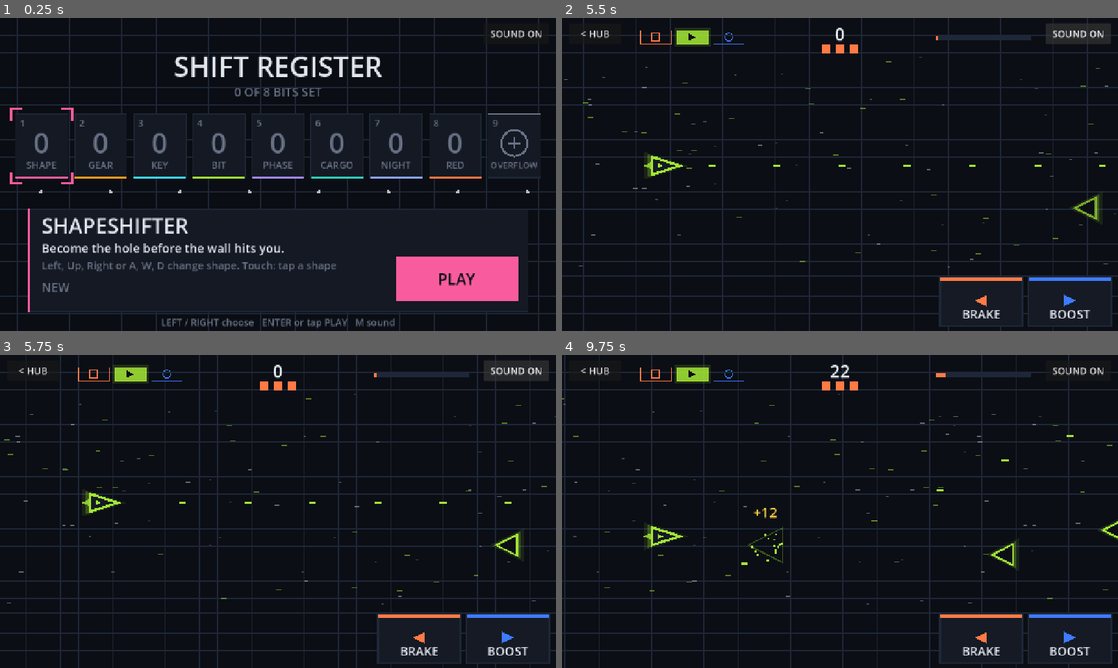
Above: before the commit, frames 1-4 (two rows, left to right).
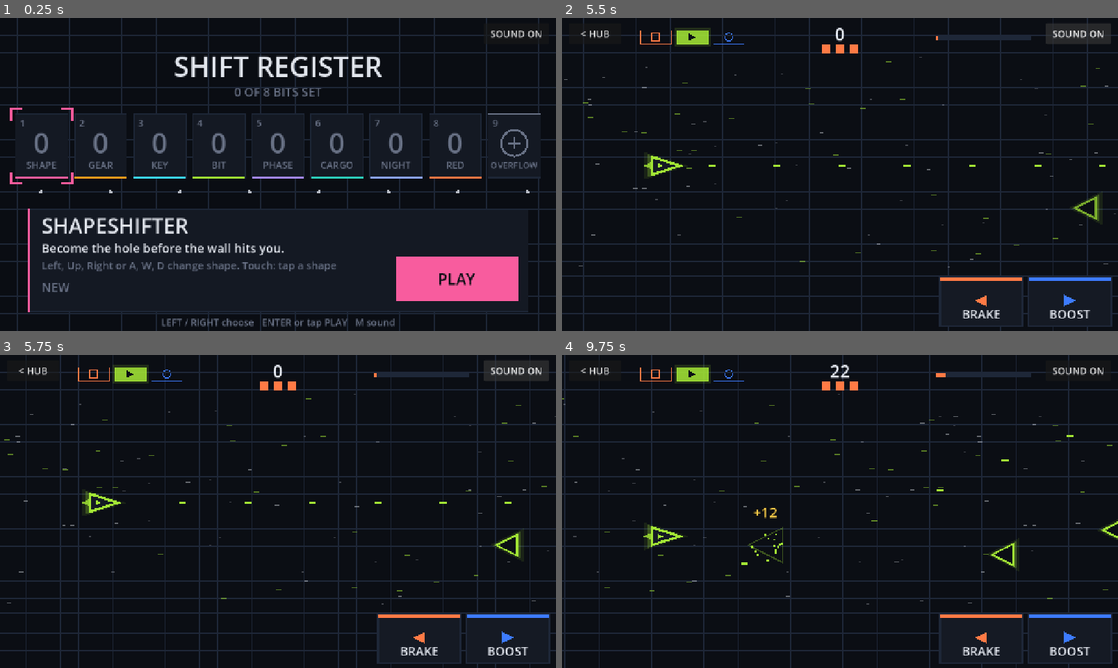
Above: after the commit, the same moments.

Repository: iladin/game-off-2026
Game: Godot game, scene res://main.tscn
The game is run twice, just before and just after one commit, with the same random seed, the same clock (stepped at 60 frames per second) and the same inputs.
Inputs (mouse positions are in pixels of both pictures, inside the frame that each line leads up to):
- Up to frame 1 (0.25 s): no input
- Up to frame 2 (5.5 s): tap Enter (ui_accept) at 0.5, 0.77, 3.5 s; move the mouse to (962, 158) at 0.52 s; hold Right (ui_right) 0.53-1.25 s; tap Space at 0.6 s; click (962, 158) at 0.67 s; click "< HUB" at 1.25 s; click "SOUND ON" at 2 s; click "SOUND OFF" at 2.75 s; drag from (728, 190) to (812, 237) at 3.52 s; click "SOUND ON" at 4.25 s; click "SOUND OFF" at 5 s
- Up to frame 3 (5.75 s): no input
- Up to frame 4 (9.75 s): move the mouse to (895, 442) at 5.77 s; hold Right (ui_right) 5.78-6.5 s; tap 2 at 5.85 s; drag from (812, 574) to (673, 464) at 6.52 s; move the mouse to (1006, 558) at 7.27 s; hold Left (ui_left) 7.28-8 s; tap Keypad Enter at 7.35 s; tap Enter (ui_accept) at 7.52 s; drag from (673, 464) to (756, 433) at 8.02 s; move the mouse to (867, 511) at 8.77 s; hold Down 8.78-9.5 s; tap X at 8.85 s; click (867, 511) at 8.92 s; drag from (756, 433) to (728, 527) at 9.52 s

Frames 1-3 are identical in both runs. In frame 4, less than 0.1% of the frame differs, in the area x 77-82%, y 59-68%.

Commit message:
Red Shift: show the heavies; tidy names and size (T-0024)
Heavies draw at exactly 1.5x a normal enemy (ENEMY_DRAW 24, HEAVY_SCALE
1.5; normal size unchanged from e.radius*0.92) with their hp squares.
BAND_COL_NOW renamed band_col_now. The bot and sim helpers (target,
bot_think, sim_round) move to a new pure rules_bot.gd, so rules.gd drops
from 318 to 254 lines. Autoplay seeds its rng with QA_SEED = 7 (normal
play still randomize(); --seed=N overrides) so shots repeat. No balance
constants changed. DESIGN.md updated.

accept (QA verify R0010, after one fix round):
- heavy at 1.5x with readable hp squares: PASS (shots.sh redshift 2550, run twice, same state)
- BAND_COL_NOW lower case: PASS
- rules.gd under ~300 lines, rules.gd/rules_bot.gd pure: PASS (254 / 67)
- selftest SELFTEST OK, check.sh redshift PASS, gauntlet clears: PASS

Studio run R0010.

Co-Authored-By: Claude Opus 5.5 <noreply@anthropic.com>
Claude-Session: https://claude.ai/code/session_016YmgZisNscWG27taiGa1pE

Diff:
--- a/games/redshift/game.gd
+++ b/games/redshift/game.gd
@@ -3,6 +3,7 @@
 
 const R := preload("res://games/redshift/rules.gd")
 const D := preload("res://games/redshift/redshift_draw.gd")
+const Bot := preload("res://games/redshift/rules_bot.gd")
 
 const INTRO := 0.6
 const BANNER_TIME := 1.2
@@ -10,6 +11,7 @@
 const LOOP_BPM := 150.0
 const LOOP_RESTART := 0.5
 const STAR_COUNT := 36
+const QA_SEED := 7
 
 var rng := RandomNumberGenerator.new()
 var run: R.Run = R.Run.new()
@@ -41,11 +43,16 @@
 var pad_dead: Array[bool] = [false, false]
 var tick_t: float = 0.0
 var thud_t: float = 0.0
-var BAND_COL_NOW: Color = D.BAND_COL[1]
+var band_col_now: Color = D.BAND_COL[1]
 
 
 func begin() -> void:
 	rng.randomize()
+	if autoplay:
+		rng.seed = QA_SEED  # autoplay is repeatable, so shots show the same heavy every time
+	for a in OS.get_cmdline_user_args():  # QA flag: --seed=N overrides
+		if a.begins_with("--seed="):
+			rng.seed = int(a.substr(7))
 	run = R.Run.new()
 	for l in 3:
 		var arr := PackedVector2Array()
@@ -77,7 +84,7 @@
 	pad_dead = [false, false]
 	tick_t = 0.0
 	thud_t = 0.0
-	BAND_COL_NOW = D.BAND_COL[run.band]
+	band_col_now = D.BAND_COL[run.band]
 	Synth.stop_loop()
 	Synth.sfx("blip")
 
@@ -103,7 +110,7 @@
 		think -= dt
 		if think <= 0.0:
 			think = R.BOT_THINK
-			var d := R.bot_think(run)
+			var d := Bot.bot_think(run)
 			if d.shift != 0:
 				_shift(d.shift)
 			bot_aim_y = d.aim_y
@@ -213,7 +220,7 @@
 	pad_dead[pi] = false
 	shift_fx_t = 0.25
 	fx_col = D.BAND_COL[run.band]
-	BAND_COL_NOW = fx_col
+	band_col_now = fx_col
 	Synth.sfx("shift", R.shift_pitch(run.streak))
 	loop_restart_t = 0.0
 	_apply_loop()
--- a/games/redshift/redshift_draw.gd
+++ b/games/redshift/redshift_draw.gd
@@ -2,6 +2,7 @@
 ## Red Shift drawing helpers (static). `g` is the game node (reads its state).
 
 const R := preload("res://games/redshift/rules.gd")
+const Bot := preload("res://games/redshift/rules_bot.gd")
 const BG := Color("0B0E14")
 const PANEL := Color("151A24")
 const TRACE := Color("1E2738")
@@ -15,6 +16,8 @@
 const STAR_ALPHA := [0.25, 0.4, 0.6]
 const STREAK_LEN := 14.0
 const GRID_SPEED := 120.0
+const ENEMY_DRAW := 24.0
+const HEAVY_SCALE := 1.5
 
 
 static func a(c: Color, al: float) -> Color:
@@ -56,7 +59,7 @@
 		ci.draw_line(Vector2(0, y), Vector2(1280, y), TRACE, 1.0)
 	var k: float = g.run.k
 	for l in 3:
-		var col: Color = INK if l < 2 else g.BAND_COL_NOW
+		var col: Color = INK if l < 2 else g.band_col_now
 		var al: float = STAR_ALPHA[l] if l < 2 else 0.5
 		var ln := 2.0 + STREAK_LEN * maxf(0.0, k - 0.75) * (l + 1)
 		for p in g.stars[l]:
@@ -89,7 +92,7 @@
 	var hints: bool = R.hints_on(g.r)
 	for e in s.enemies:
 		var col: Color = BAND_COL[e.band]
-		var sz: float = e.radius * 0.92
+		var sz: float = ENEMY_DRAW * (HEAVY_SCALE if e.heavy else 1.0)
 		var match_b: bool = e.band == s.band
 		var fl: float = g.hit_flash.get(e, 0.0)
 		var sq: float = 1.0 + 0.25 * clampf(fl / 0.06, 0.0, 1.0)
@@ -124,7 +127,7 @@
 static func draw_pads(ci: CanvasItem, g) -> void:
 	var s: R.Run = g.run
 	ci.draw_line(Vector2(0, 594), Vector2(1280, 594), TRACE, 2.0)
-	var tgt := R.target(s)
+	var tgt := Bot.target(s)
 	var hint := 0
 	if tgt != null and R.hints_on(g.r):
 		hint = signi(tgt.band - s.band)
--- a/games/redshift/rules.gd
+++ b/games/redshift/rules.gd
@@ -252,67 +252,3 @@
 			alive.append(e)
 	s.enemies = alive
 	return ev
-
-
-# --- bot and simulation --------------------------------------------------------
-static func target(s: Run) -> Enemy:
-	var best: Enemy = null
-	for e in s.enemies:
-		if e.pos.x > SHIP_X + 30.0 and (best == null or e.pos.x < best.pos.x):
-			best = e
-	return best
-
-
-static func bot_think(s: Run) -> Dictionary:
-	var tgt := target(s)
-	if tgt == null:
-		return {"shift": 0, "aim_y": SHIP_Y0}
-	var aim := tgt.pos.y
-	for e in s.enemies:
-		if e != tgt and e.pos.x > SHIP_X and e.pos.x - SHIP_X < BOT_DODGE_X and absf(e.pos.y - aim) < BOT_DODGE_DY:
-			aim = e.pos.y + BOT_DODGE_OFS if e.pos.y < SHIP_Y0 else e.pos.y - BOT_DODGE_OFS
-	return {"shift": signi(tgt.band - s.band), "aim_y": clampf(aim, SHIP_Y_MIN, SHIP_Y_MAX)}
-
-
-static func sim_round(seed_value: int, difficulty: int, mode: String = "bot") -> Dictionary:
-	var rng := RandomNumberGenerator.new()
-	rng.seed = seed_value
-	var s := Run.new()
-	var dt := 1.0 / 60.0
-	var t := 0.0
-	var think := 0.0
-	var aim := SHIP_Y0
-	var lives := LIVES
-	var out := {"won": false, "time": 0.0, "crashes": 0, "first_crash": -1.0, "kills": 0, "escapes": 0, "shifts": 0, "score": 0}
-	while t < ROUND_TIME - 1e-6:
-		t += dt
-		var r := ramp_time(t, difficulty)
-		var move := 0.0
-		if mode == "bot":
-			think -= dt
-			if think <= 0.0:
-				think = BOT_THINK
-				var d := bot_think(s)
-				aim = d.aim_y
-				if d.shift != 0 and shift(s, d.shift) != 0:
-					out.shifts += 1
-			move = follow_dir(aim, s.ship_y)
-		var ev := step(s, dt, r, move, rng)
-		for kd in s.kills:
-			out.score += kd.pts
-			out.kills += 1
-		if ev & EV_ESCAPE:
-			out.escapes += 1
-		if ev & EV_CRASH:
-			out.crashes += 1
-			if out.first_crash < 0.0:
-				out.first_crash = t
-			if not is_grace(r):
-				lives -= 1
-				if lives <= 0:
-					out.time = t
-					return out
-	out.time = t
-	out.won = true
-	out.score = final_score(out.score, lives)
-	return out
--- /dev/null
+++ b/games/redshift/rules_bot.gd
@@ -0,0 +1,67 @@
+extends RefCounted
+## Red Shift autoplay bot and headless round simulation. Pure: no nodes, no autoloads.
+
+const R := preload("res://games/redshift/rules.gd")
+
+
+static func target(s: R.Run) -> R.Enemy:
+	var best: R.Enemy = null
+	for e in s.enemies:
+		if e.pos.x > R.SHIP_X + 30.0 and (best == null or e.pos.x < best.pos.x):
+			best = e
+	return best
+
+
+static func bot_think(s: R.Run) -> Dictionary:
+	var tgt := target(s)
+	if tgt == null:
+		return {"shift": 0, "aim_y": R.SHIP_Y0}
+	var aim := tgt.pos.y
+	for e in s.enemies:
+		if e != tgt and e.pos.x > R.SHIP_X and e.pos.x - R.SHIP_X < R.BOT_DODGE_X and absf(e.pos.y - aim) < R.BOT_DODGE_DY:
+			aim = e.pos.y + R.BOT_DODGE_OFS if e.pos.y < R.SHIP_Y0 else e.pos.y - R.BOT_DODGE_OFS
+	return {"shift": signi(tgt.band - s.band), "aim_y": clampf(aim, R.SHIP_Y_MIN, R.SHIP_Y_MAX)}
+
+
+static func sim_round(seed_value: int, difficulty: int, mode: String = "bot") -> Dictionary:
+	var rng := RandomNumberGenerator.new()
+	rng.seed = seed_value
+	var s := R.Run.new()
+	var dt := 1.0 / 60.0
+	var t := 0.0
+	var think := 0.0
+	var aim := R.SHIP_Y0
+	var lives := R.LIVES
+	var out := {"won": false, "time": 0.0, "crashes": 0, "first_crash": -1.0, "kills": 0, "escapes": 0, "shifts": 0, "score": 0}
+	while t < R.ROUND_TIME - 1e-6:
+		t += dt
+		var r := R.ramp_time(t, difficulty)
+		var move := 0.0
+		if mode == "bot":
+			think -= dt
+			if think <= 0.0:
+				think = R.BOT_THINK
+				var d := bot_think(s)
+				aim = d.aim_y
+				if d.shift != 0 and R.shift(s, d.shift) != 0:
+					out.shifts += 1
+			move = R.follow_dir(aim, s.ship_y)
+		var ev := R.step(s, dt, r, move, rng)
+		for kd in s.kills:
+			out.score += kd.pts
+			out.kills += 1
+		if ev & R.EV_ESCAPE:
+			out.escapes += 1
+		if ev & R.EV_CRASH:
+			out.crashes += 1
+			if out.first_crash < 0.0:
+				out.first_crash = t
+			if not R.is_grace(r):
+				lives -= 1
+				if lives <= 0:
+					out.time = t
+					return out
+	out.time = t
+	out.won = true
+	out.score = R.final_score(out.score, lives)
+	return out
--- a/games/redshift/selftest.gd
+++ b/games/redshift/selftest.gd
@@ -2,6 +2,7 @@
 ## Run: godot --headless --path . --script res://games/redshift/selftest.gd
 
 const R := preload("res://games/redshift/rules.gd")
+const Bot := preload("res://games/redshift/rules_bot.gd")
 var fails: Array[String] = []
 
 
@@ -97,9 +98,9 @@
 	# sims
 	for sd in range(1, 11):
 		for d in 2:
-			var o := R.sim_round(sd, d)
+			var o := Bot.sim_round(sd, d)
 			_t(o.won and o.crashes <= 2 and o.time > 49.9 and o.time < 50.1 and o.kills >= 30 and o.shifts >= 10, "sim seed %d d%d %s" % [sd, d, str(o)])
-		var idle := R.sim_round(sd, 0, "idle")
+		var idle := Bot.sim_round(sd, 0, "idle")
 		_t(not idle.won and idle.first_crash > 3.0 and idle.time < 50.0, "idle seed %d %s" % [sd, str(idle)])
 	# scoring, sound, input
 	_t(R.kill_points(0, false) == 10 and R.kill_points(99, false) == 30 and R.kill_points(0, true) == 30, "kill_points")
Not shown, added: games/redshift/rules_bot.gd.uid
Not shown, changed: games/redshift/DESIGN.md
